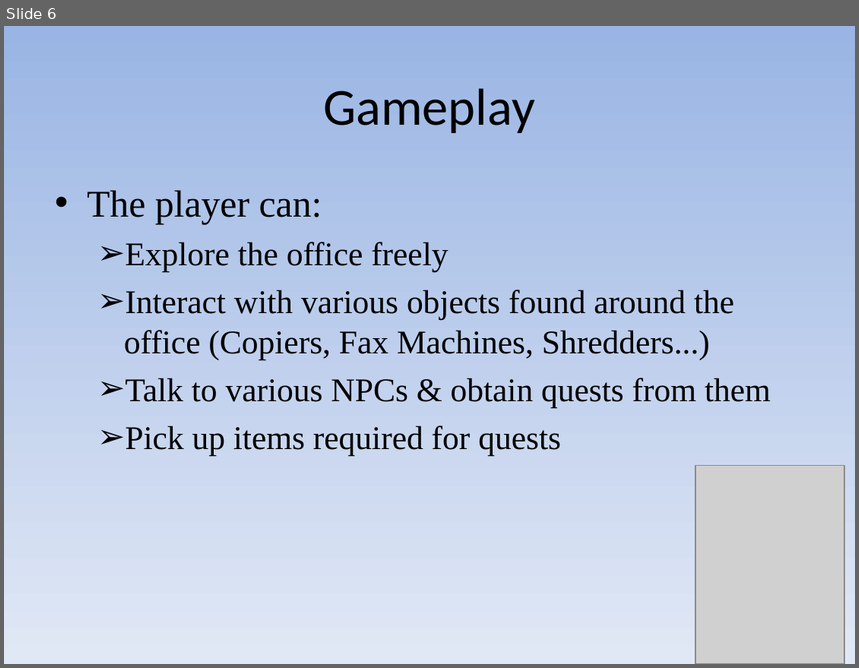
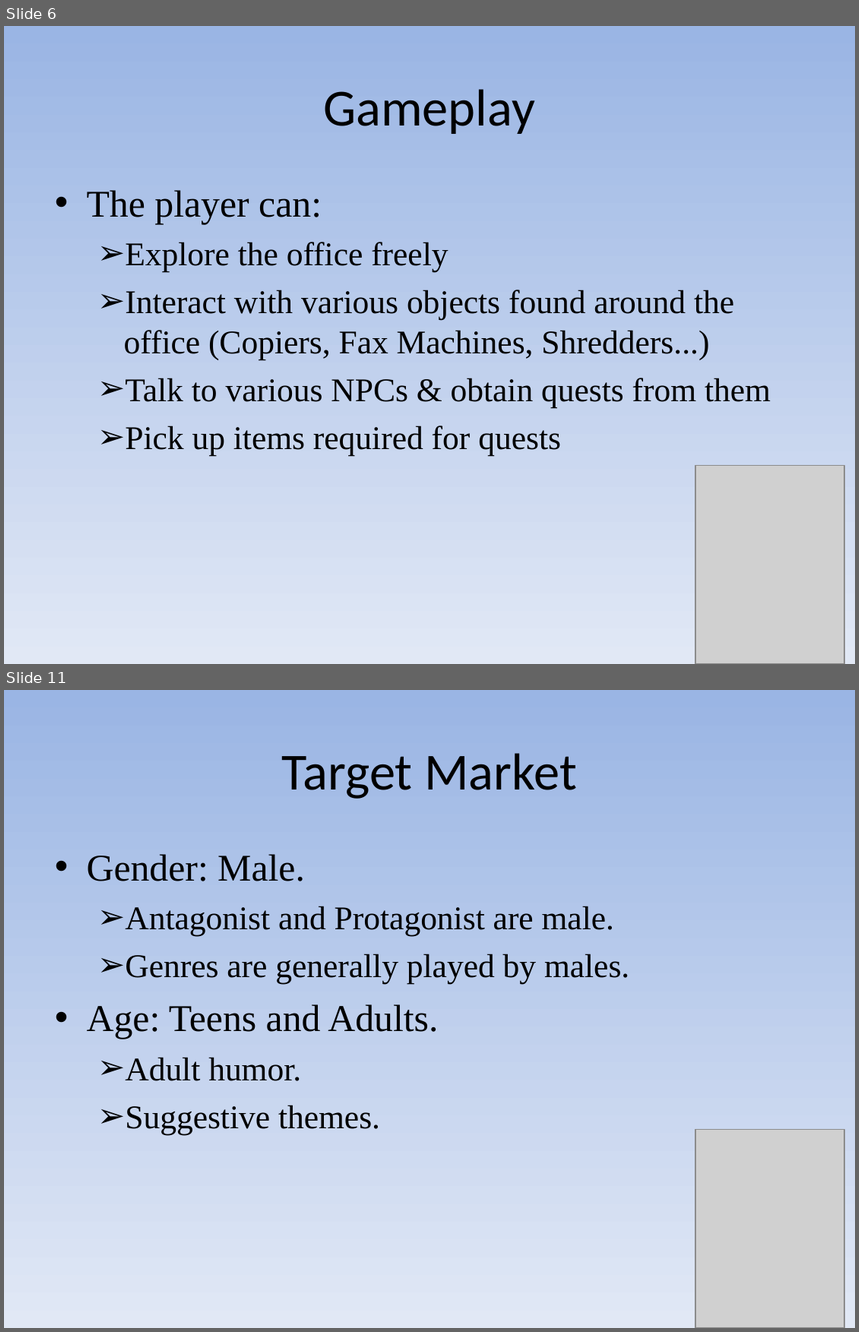
Before and after one commit to bambams/intern-quest-old, a slide deck: docs/proposal_show.pps. Shown one above the other, each under a label of ours: slide 6 before the commit, slides 6 and 11 after it; the slides between them are not shown. The pictures are 859x668 and 859x1332 pixels, drawn with LibreOffice and Linux fonts; fonts in the diff are those of the drawing; grey boxes stand for pictures. Boxes give left, top, right and bottom in pixels: in the first picture for what was removed or moved away, otherwise in the second. Text is boxed around its words. In the diff, an @@ line names an element or a change of style, - is before the commit and + after.

```diff
--- a/docs/proposal_show.pps
+++ b/docs/proposal_show.pps
@@ slide 11 added at box(4, 690, 855, 1328), background gradient #9AB5E4 to #E1E8F5 @@
@@ text added at box(282, 753, 577, 799), 44 pt, text #000000 @@
+Target Market
@@ text added at box(87, 854, 629, 1135), 28 pt, text #000000 @@
+• Gender: Male.
+  ➢ Antagonist and Protagonist are male.
+  ➢ Genres are generally played by males.
+• Age: Teens and Adults.
+  ➢ Adult humor.
+  ➢ Suggestive themes.
@@ picture added at box(696, 1129, 845, 1328) @@
@@ slide 6 changed as well @@
@@ text "The player can:" at box(87, 190, 771, 456): indent changed @@
```
Also in this commit, not shown: 4 other slides changed, 8 other slides added.
